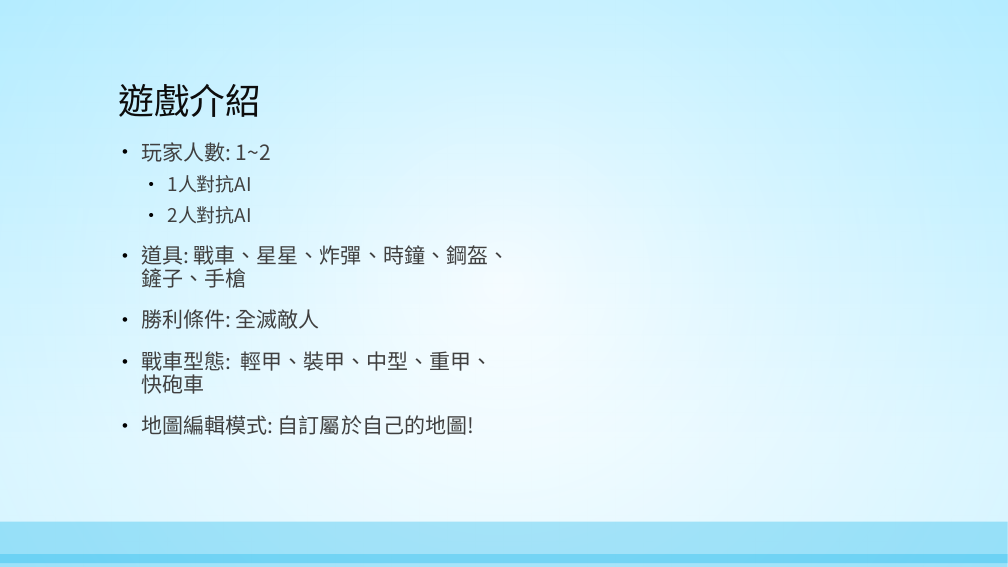
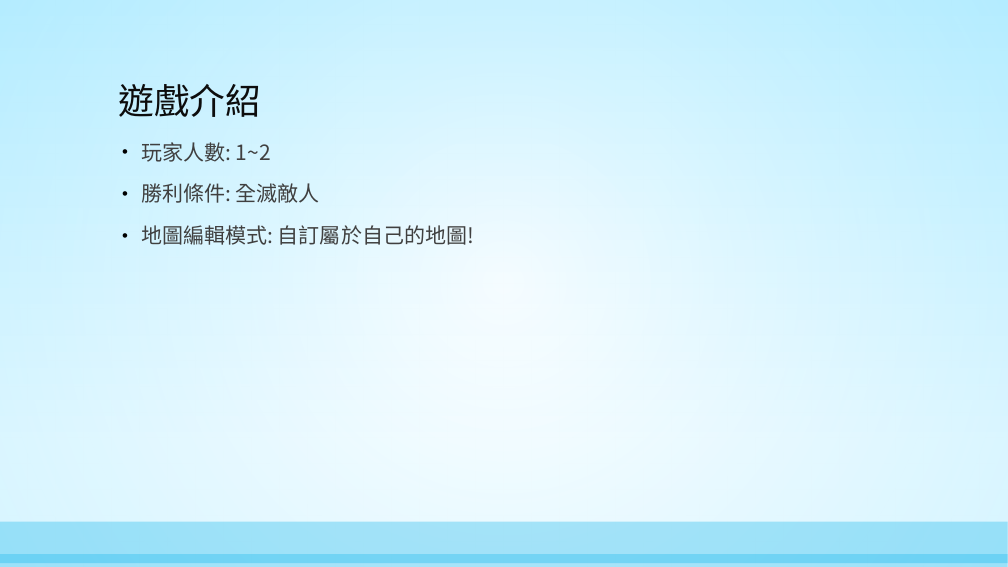
Before and after one commit to Sean1127/Battle-City, a slide deck: slide 3 of Proposal.pptx. Drawn at 1008x567 pixels with LibreOffice and Linux fonts; fonts in the diff are those of the drawing. Boxes give left, top, right and bottom in pixels: in the first picture for what was removed or moved away, otherwise in the second. Text is boxed around its words. In the diff, an @@ line names an element or a change of style, - is before the commit and + after.

```diff
--- a/Proposal.pptx
+++ b/Proposal.pptx
@@ text at box(141, 175, 509, 288): paragraphs removed @@
-  • 1人對抗AI
-  • 2人對抗AI
-• 道具: 戰車、星星、炸彈、時鐘、鋼盔、鏟子、手槍
@@ text at box(141, 351, 493, 394): paragraph removed @@
-• 戰車型態: 輕甲、裝甲、中型、重甲、快砲車
```
Also in this commit, not shown: 1 other file.
